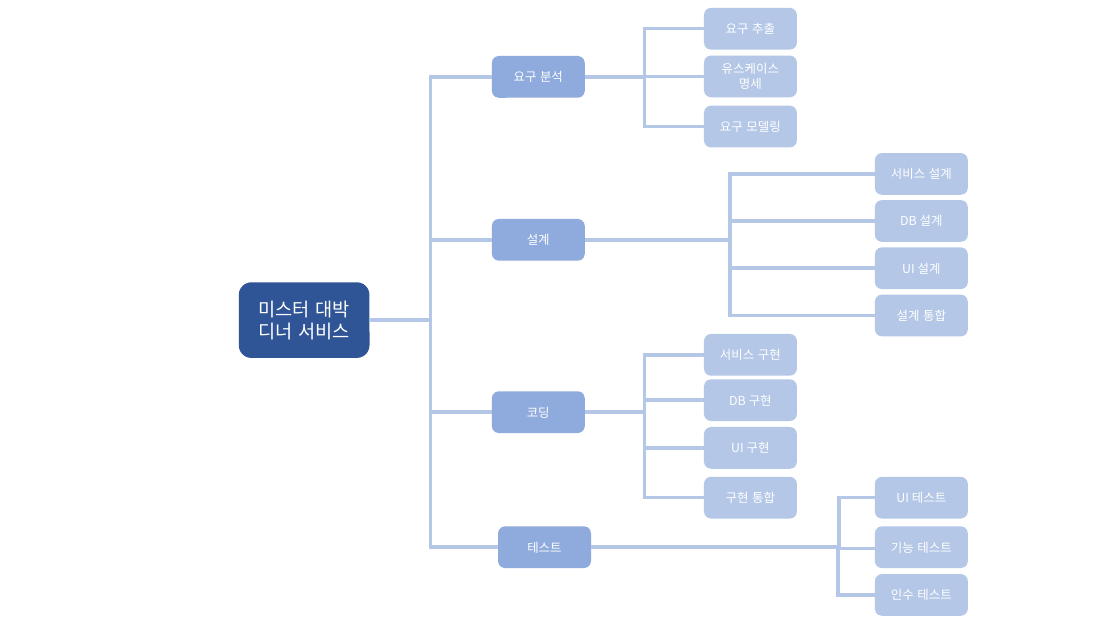
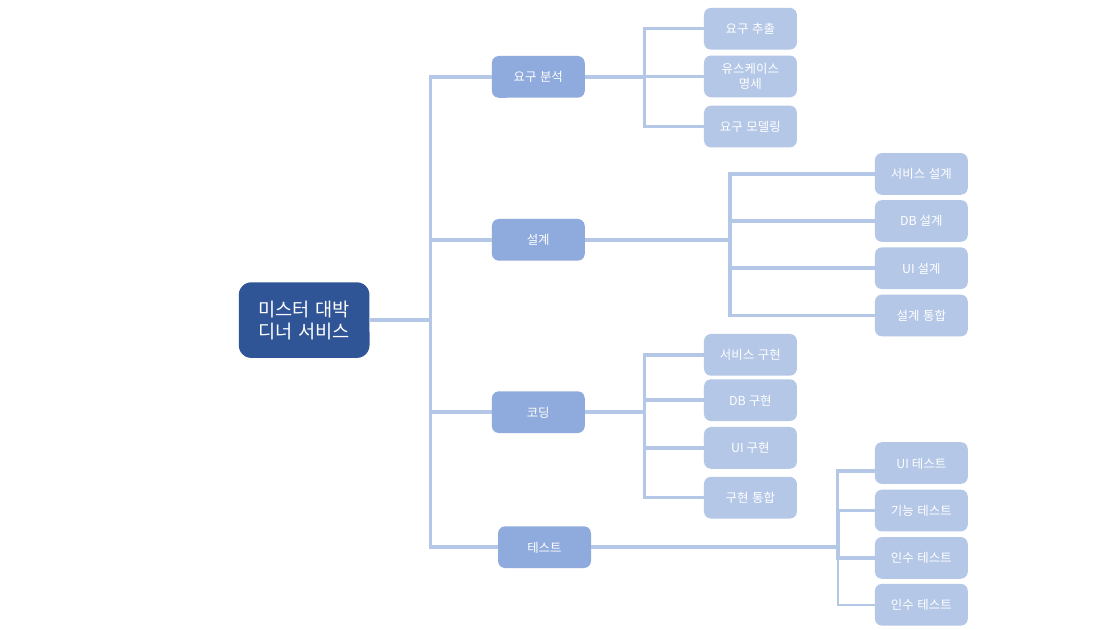
Before and after one commit to gusrb3164/sw_engineering_project, a slide deck: slide 1 of 계획서/WBS,CPM.pptx. Drawn at 1120x630 pixels with LibreOffice and Linux fonts; fonts in the diff are those of the drawing. Boxes give left, top, right and bottom in pixels: in the first picture for what was removed or moved away, otherwise in the second. Text is boxed around its words. In the diff, an @@ line names an element or a change of style, - is before the commit and + after.

```diff
--- a/계획서/WBS,CPM.pptx
+++ b/계획서/WBS,CPM.pptx
@@ elbow line moved from (591, 548) - (875, 497) to (679, 548) - (968, 472) @@
@@ elbow line moved from (591, 548) - (875, 549) to (591, 548) - (875, 511) @@
@@ 3 rounded rectangles: place and size @@
-3 rounded rectangles at <box>875,477,968,616</box>
+3 rounded rectangles at <box>875,442,968,579</box>
@@ elbow line moved from (591, 548) - (875, 595) to (591, 548) - (875, 558) @@
@@ elbow line added from (591, 548) to (875, 605), #B4C7E7 1.5 pt @@
@@ rounded rectangle added at <box>875,584,968,625</box>, fill #B4C7E7, 8 pt, text #FFFFFF @@
+인수 테스트
```
Also in this commit, not shown: 2 other slides changed, 2 other files.
